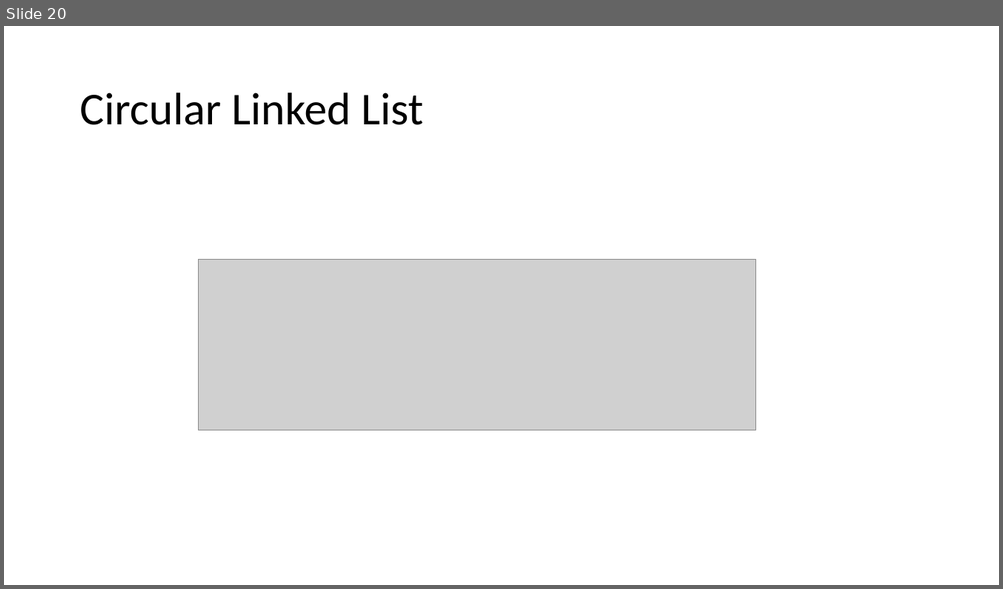
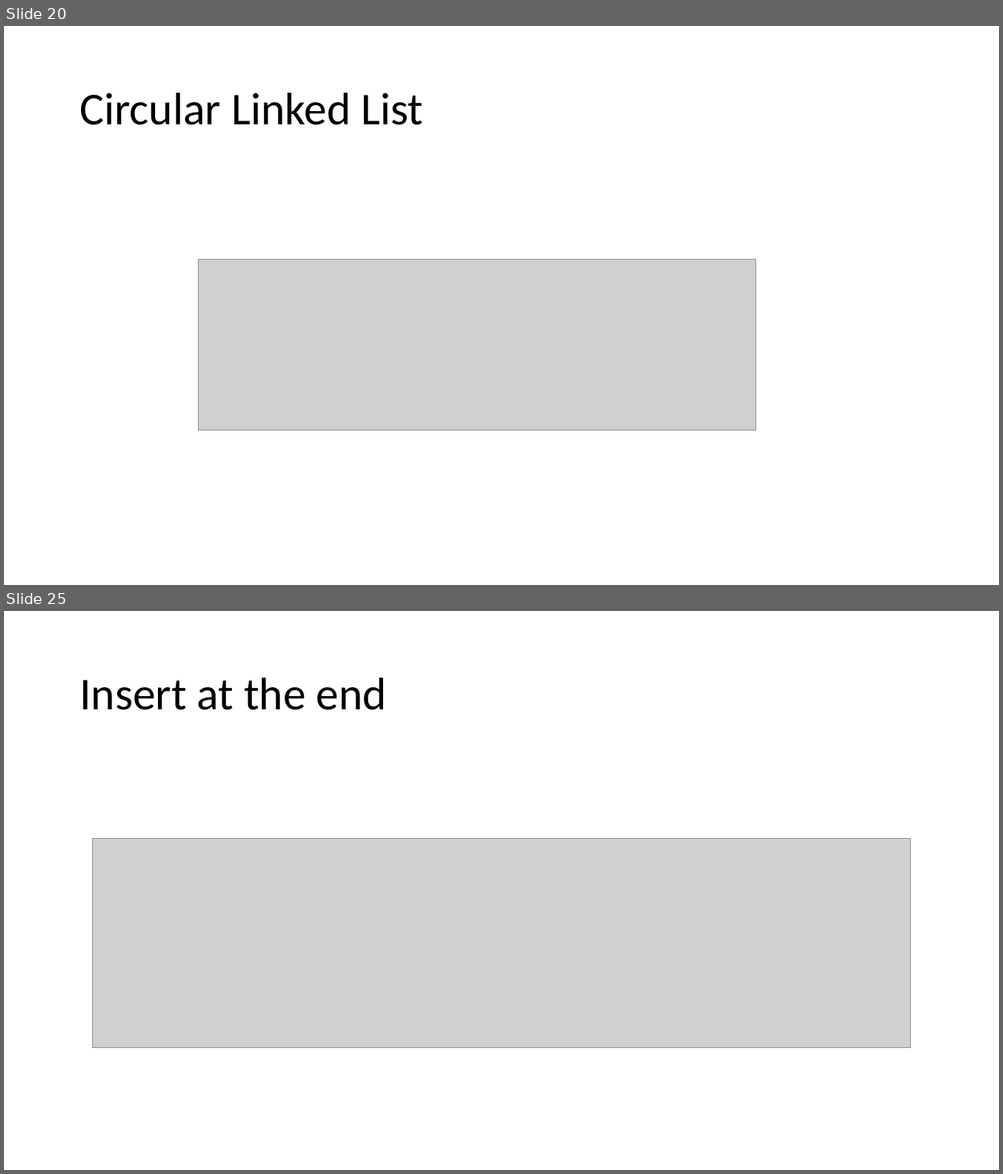
Before and after one commit to priyalbhatewara123/Winter-Industrial-Training-GirlScript, a slide deck: LINKED LIST.pptx. Shown one above the other, each under a label of ours: slide 20 before the commit, slides 20 and 25 after it; the slides between them are not shown. The pictures are 1003x589 and 1003x1174 pixels, drawn with LibreOffice and Linux fonts; fonts in the diff are those of the drawing; grey boxes stand for pictures. Boxes give left, top, right and bottom in pixels: in the first picture for what was removed or moved away, otherwise in the second. Text is boxed around its words. In the diff, an @@ line names an element or a change of style, - is before the commit and + after.

```diff
--- a/LINKED LIST.pptx
+++ b/LINKED LIST.pptx
@@ slide 25 added at [4,611,999,1170], background #FFFFFF @@
@@ title added at [79,678,387,710], 44 pt, text #000000 @@
+Insert at the end
@@ picture added at [93,839,910,1048] @@
```
Also in this commit, not shown: 5 other slides added, 4 other files.
